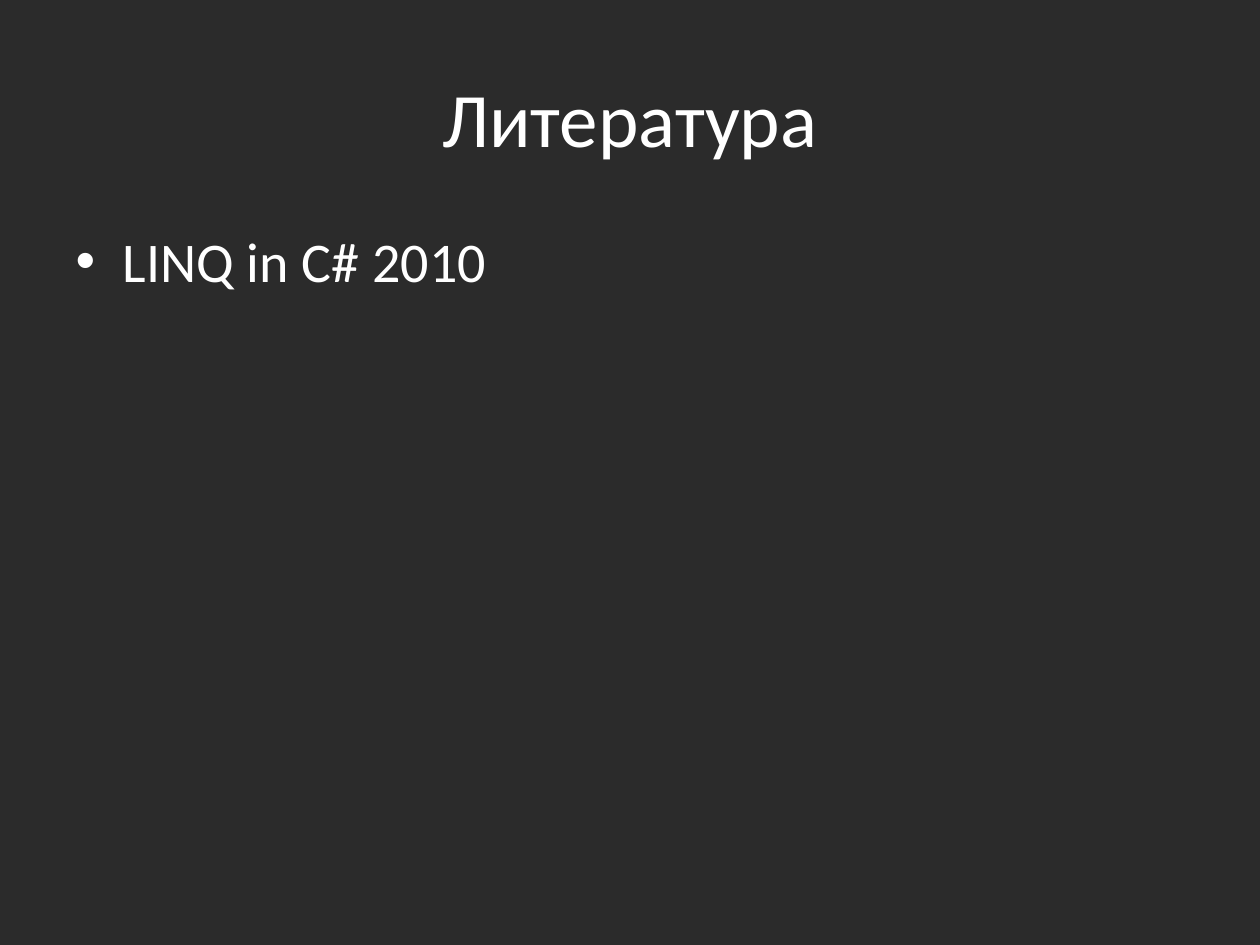
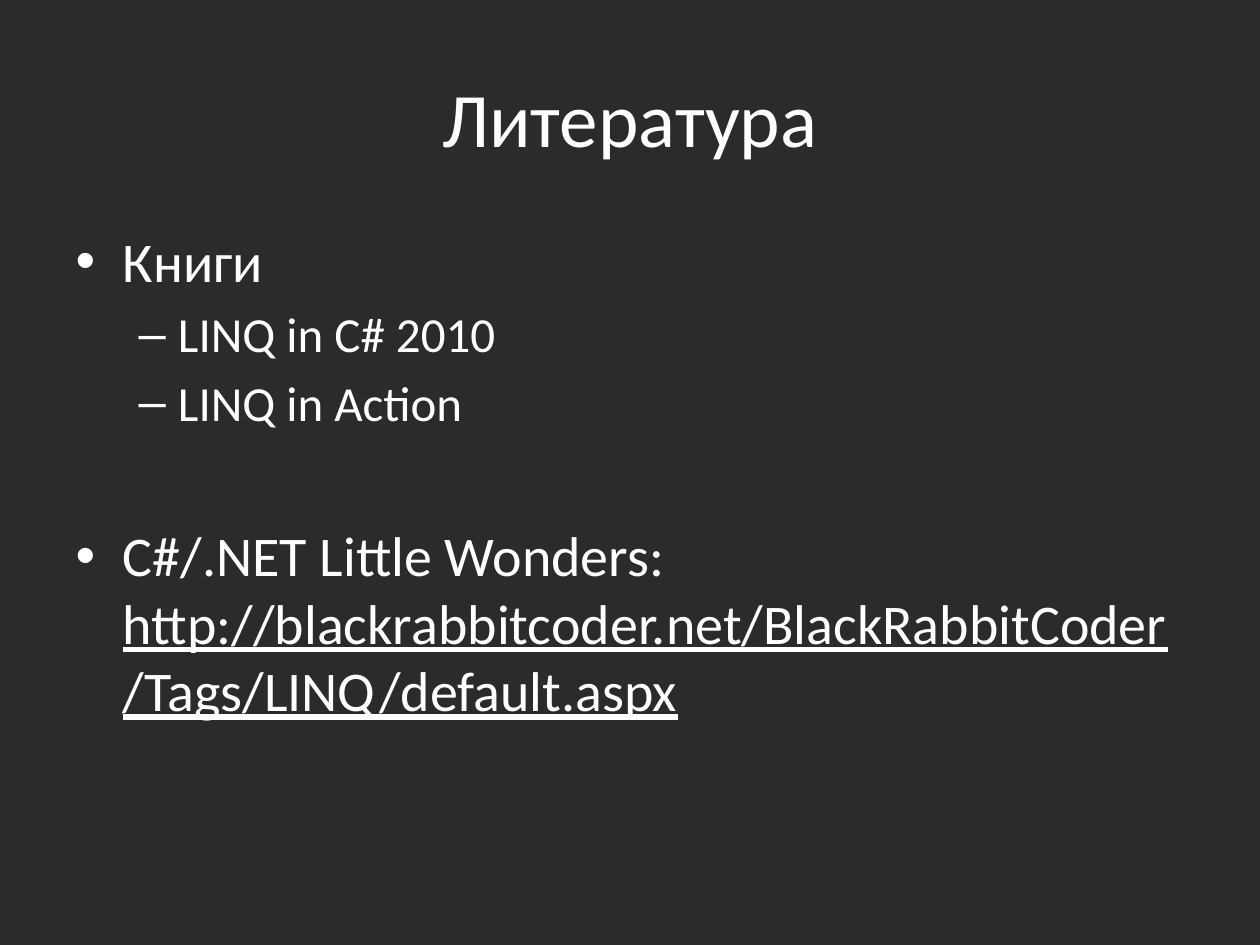
Before and after one commit to bazile/Training, a slide deck: slide 2 of Presentation/lesson-11-linq.pptx. Drawn at 1260x945 pixels with LibreOffice and Linux fonts; fonts in the diff are those of the drawing; background and template pictures are left out; a plain dark background stands for a picture behind light text. Boxes give left, top, right and bottom in pixels: in the first picture for what was removed or moved away, otherwise in the second. Text is boxed around its words. In the diff, an @@ line names an element or a change of style, - is before the commit and + after.

Commit message:
Added link to C# Little Wonders

```diff
--- a/Presentation/lesson-11-linq.pptx
+++ b/Presentation/lesson-11-linq.pptx
@@ text at box(123, 246, 263, 282): paragraph added @@
+• Книги
@@ text at box(178, 318, 495, 359): size 32 to 28 pt in "LINQ in C# 2010"; bullet • to –; list level 1 to 2 in "LINQ in C# 2010" @@
@@ text at box(123, 387, 1166, 721): paragraphs added @@
+  – LINQ in Action
+• C#/.NET Little Wonders:
+  http://blackrabbitcoder.net/BlackRabbitCoder/Tags/LINQ/default.aspx
```
Also in this commit, not shown: 4 other slides changed.
